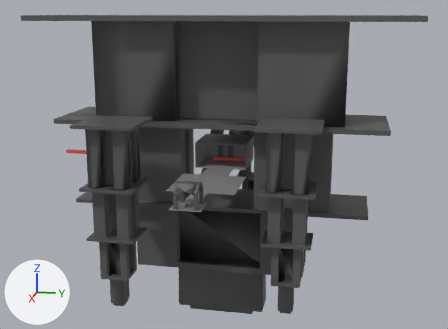
A saved change to the Blender file Resources/levels/editor2.blend.
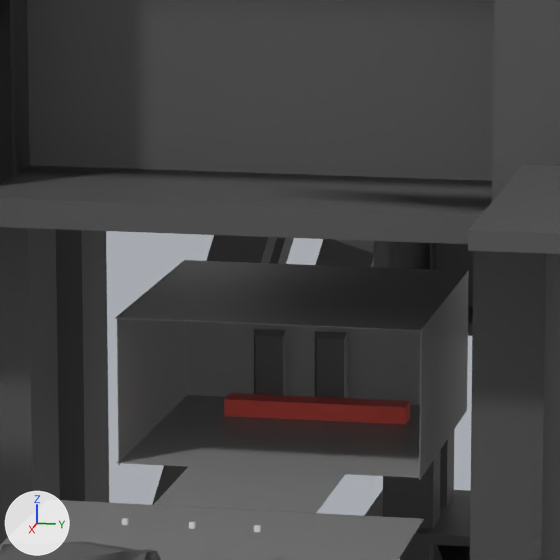
Each version appears first whole from a 50 mm lens placed at (1429.0, 282.0, 351.0), pointed at (-13.0, -7.0, -10.0), and next in a close-up on the part from 39% to 60% of the width and 27% to 56% of the height. Lighting does not change. The marker at lower left points along +X, +Y and +Z.

The scene before the commit, as lines of its bpy script (objects in view):
```python
me_cube_003 = bpy.data.meshes.new('Cube.003')
me_cube_003.from_pydata(...)  # a box spanning x -10.1..10.1, y -10.1..10.1, z -0.2..0.2
me_cube_003.materials.append(mat_material_003)  # picture img_tex_png_003
me_cube_008 = bpy.data.meshes.new('Cube.008')
me_cube_008.from_pydata(...)  # a box spanning x -1.0..1.0, y -1.0..1.0, z -1.0..1.0
me_cube_008.materials.append(mat_material_004)  # picture img_tex_png_002
me_立方体_006 = bpy.data.meshes.new('立方体.006')
me_立方体_006.from_pydata(...)  # 269 vertices, 544 faces; spans x -5.9..5.9, y -5.9..5.9, z -0.7..36.6
me_立方体_006.materials.append(mat_マテリアル_006)  # picture img_tex_png_022
ob_cube = bpy.data.objects.new('Cube', me_cube_008)
ob_cube.location = (-23.6, 2.2, 3.2)
ob_cube.scale = (5.81, 37.4, -3.9)
ob_cube_001 = bpy.data.objects.new('Cube.001', me_cube_003)
ob_cube_001.location = (-52.3, 0.0, 27.9)
ob_cube_001.rotation_euler = (0.0, 1.571, 0.0)  # degrees (0, 90, 0)
ob_cube_001.scale = (2.9, 5.88, -0.805)
ob_立方体_006 = bpy.data.objects.new('立方体.006', me_立方体_006)
ob_立方体_006.location = (-6.9, -9.7, -371.7)
ob_立方体_006.scale = (19.6, 74.3, 19.6)
# also in view: 'Cube.005' at (7.0, 59.0, 28.0); 'Cube.003' at (7.0, -59.0, 28.0); 'Cube.014' at (-44.0, -22.0, 16.0); 'Cube.006' at (198.0, 0.0, 0.0); 'Cube.004' at (7.0, 0.0, 0.0)
```
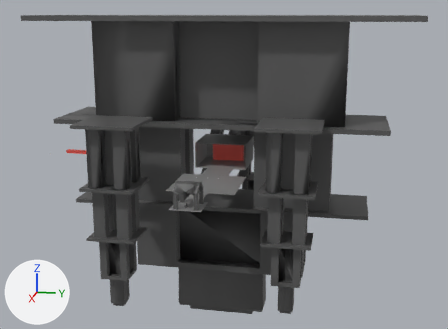
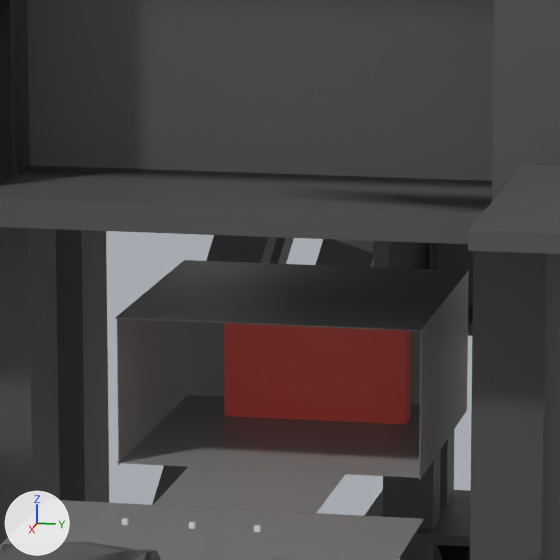
Edits to the bpy script that builds the scene:
```text
Change ob_cube:
    ob_cube.location: (-23.6, 2.2, 3.2) -> (-23.6, 2.2, 24.9)
    ob_cube.scale: (5.81, 37.4, -3.9) -> (5.81, 37.4, 29.4)
```

Where the change shows, as pixel boxes [x1, y1, x2, y2] in the close-ups (560 x 560 px):
'Cube', moved, rescaled: before [224, 393, 410, 424]; after [224, 323, 411, 424]
'Cube.001', unchanged, covered by the edit: [187, 321, 420, 405] in both
'Cube.015', unchanged, covered by the edit: before [315, 331, 348, 398]
'Cube.014', unchanged, covered by the edit: before [254, 329, 286, 395]
